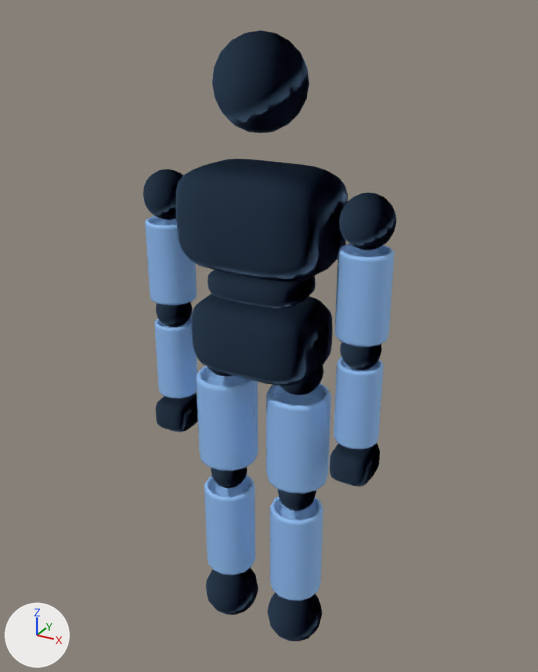
One commit to the glTF model character.gltf: the scene before it, then after it.
Camera for both pictures: a camera (50 mm lens) standing at (0.95, -1.684, 1.718) and looking at (-0.001, 0.045, 0.853). Lighting does not change. The marker at lower left points along +X, +Y and +Z. The first picture is the older version. Vertices at exactly the same position are counted once.

The first picture shows 'CharacterMesh'.
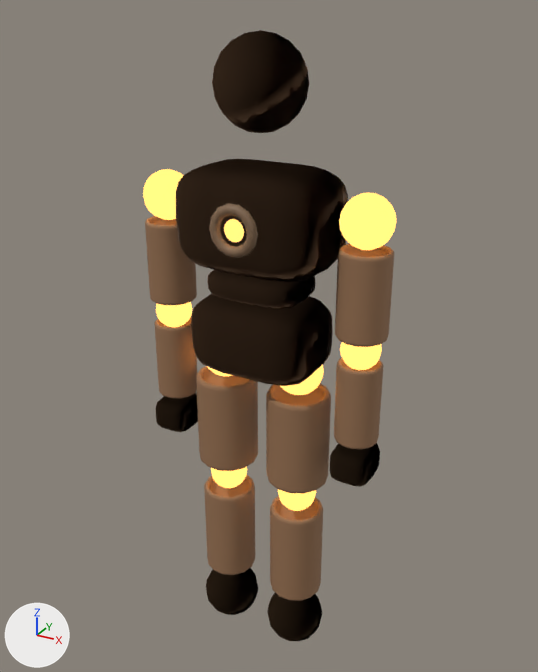
What the commit changed:
Material 'ReactorCore' (mat_reactorcore) is new.
Its base color is (0.12, 0.04, 0.01) (brown #613819).
Its roughness is 0.15.
Its emission color is (1.0, 0.5, 0.12) (orange #ffbc61).
Its emission strength is 2.0.
Material 'Frame' (mat_frame) is new.
Its base color is (0.3, 0.16, 0.08) (brown #956f50).
Its roughness is 0.85.
Material 'Joint' (mat_joint) is new.
Its base color is (0.1, 0.06, 0.04) (brown #594538).
Its metallic is 0.02.
Its roughness is 0.3.
Its emission color is (1.0, 0.5, 0.12) (orange #ffbc61).
Its emission strength is 2.0.
Material 'Extremity' (mat_extremity) is new.
Its base color is (0.22, 0.13, 0.07) (brown #81654b).
Its roughness is 0.6.
Material 'Armor' (mat_armor) is new.
Its base color is (0.45, 0.25, 0.14) (brown #b38969).
Its roughness is 0.4.
me_characterbody is used by ob_charactermesh; location (0.0, 0.0, 0.0).
me_characterbody had 5562 vertices, 11032 faces and spanned x -0.37..0.37, y -0.14..0.14, z -0.18..1.67.
me_characterbody now has 5802 vertices, 11508 faces and spans x -0.37..0.37, y -0.16..0.14, z -0.18..1.67.
me_characterbody part 1: a new loose piece, a torus around y (ring radius 0.055, tube radius 0.015) spanning x -0.07..0.07, y -0.155..-0.125, z 1.142..1.278, in mat_extremity (brown #81654b).
me_characterbody part 2: a new loose piece, a UV sphere (14 segments, 10 rings, poles along z) spanning x -0.035..0.035, y -0.154..-0.086, z 1.175..1.245, in mat_reactorcore (brown #613819, glowing orange #ffbc61).
me_characterbody part 3: 1344 faces spanning x -0.22..0.22, y -0.14..0.14, z 0.77..1.67 switch from mat_skin (blue #95c4f9) to mat_armor (brown #b38969).
me_characterbody part 4: 6440 faces spanning x -0.37..0.37, y -0.09..0.09, z 0.03..1.17 switch from mat_skin (blue #95c4f9) to mat_frame (brown #956f50).
me_characterbody part 5: 2016 faces spanning x -0.37..0.37, y -0.07..0.07, z 0.33..1.31 switch from mat_skin (blue #95c4f9) to mat_joint (brown #594538, glowing orange #ffbc61).
me_characterbody part 6: 1232 faces spanning x -0.36..0.36, y -0.09..0.09, z -0.18..0.6 switch from mat_skin (blue #95c4f9) to mat_extremity (brown #81654b).
me_characterbody gains material mat_reactorcore (brown #613819, glowing orange #ffbc61).

What differs and where, as boxes (x1, y1, x2, y2) in the pictures (538 x 672 px):
part 1 of me_characterbody, added (brown): after (209, 203, 258, 258)
part 2 of me_characterbody, added: after (224, 219, 244, 242)
part 3 of me_characterbody, recoloured: (176, 30, 348, 386) in both
part 4 of me_characterbody, recoloured (blue to brown): (145, 216, 394, 601) in both
part 5 of me_characterbody, recoloured: (143, 169, 397, 511) in both
part 6 of me_characterbody, recoloured: (156, 393, 379, 641) in both
